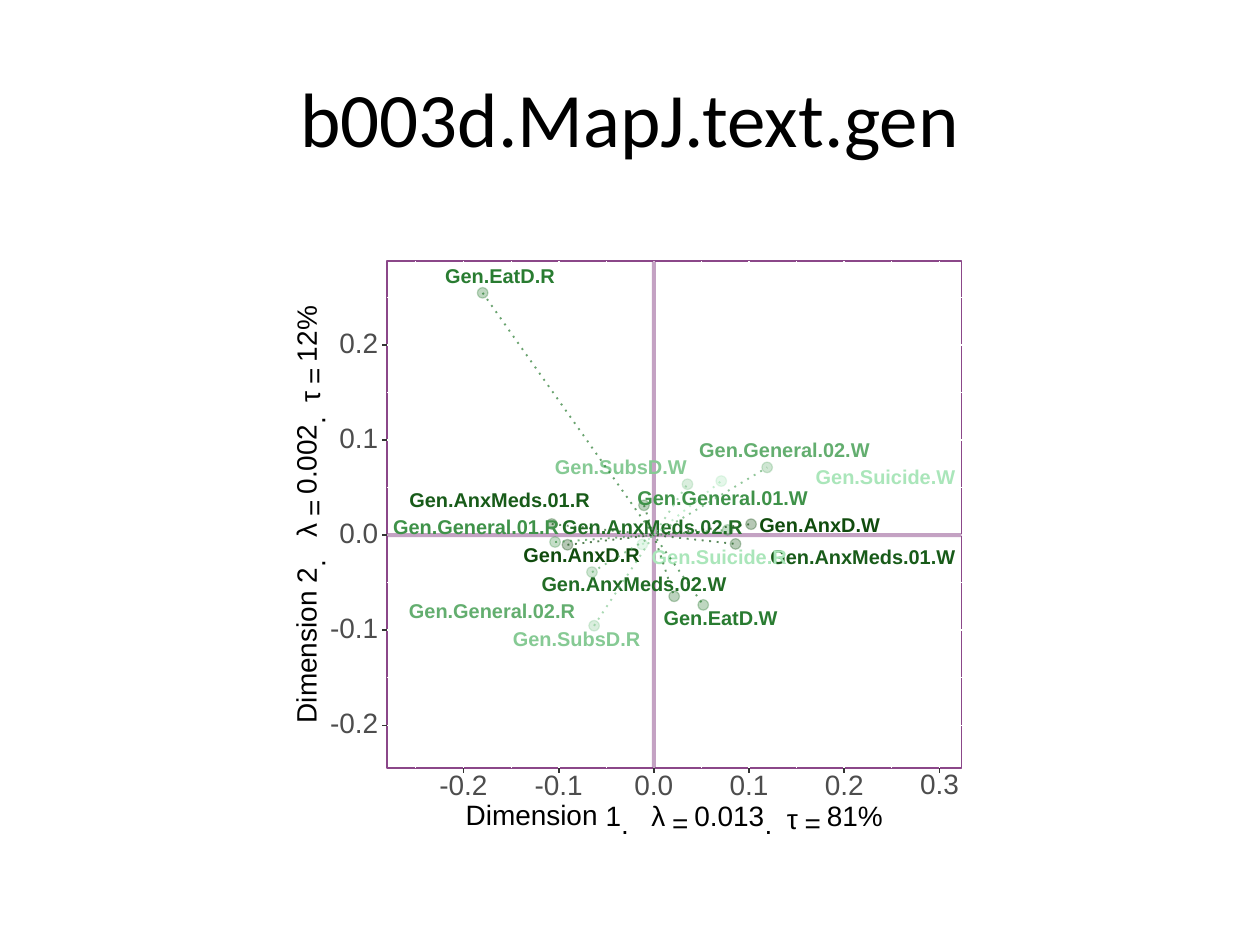
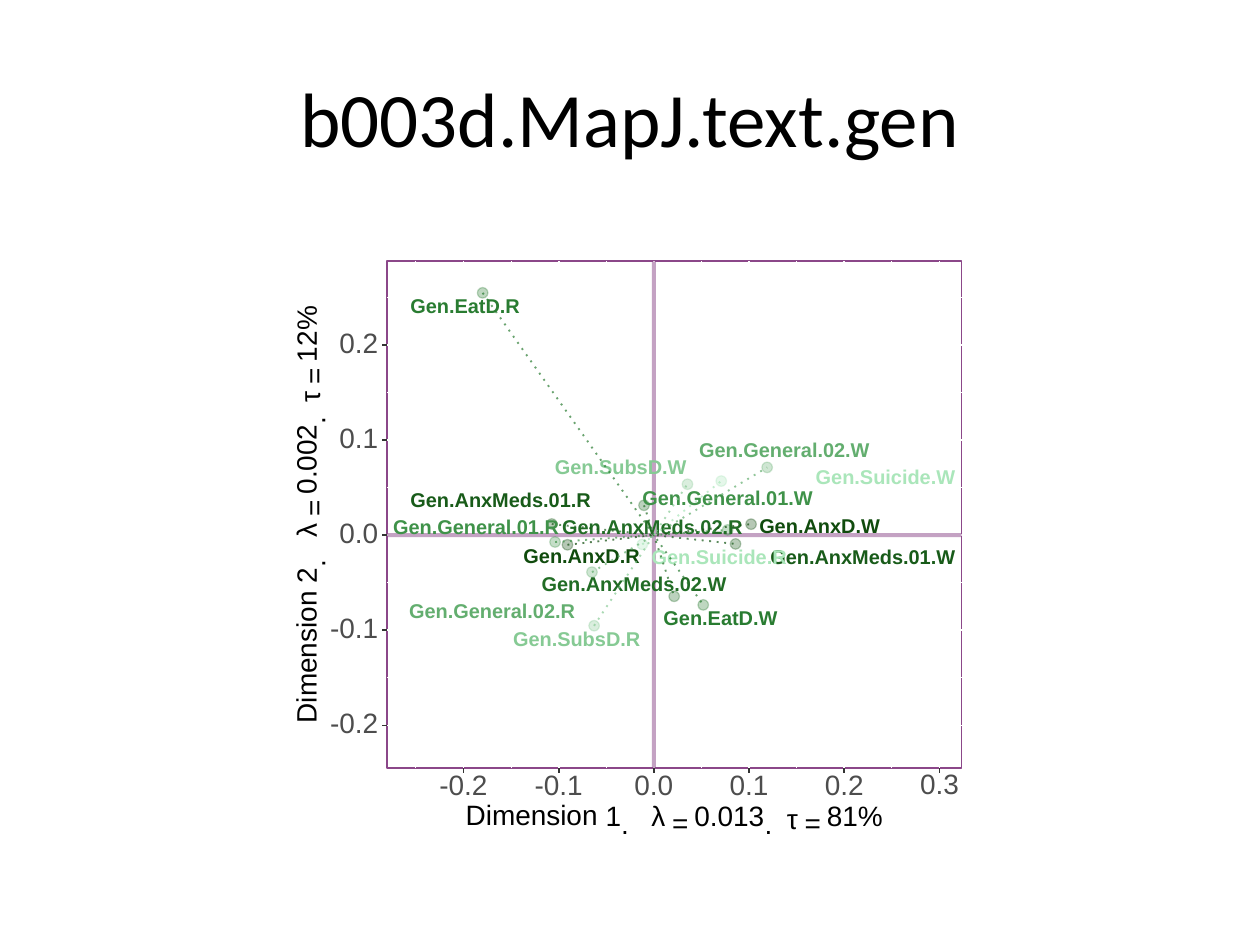
Before and after one commit to anjkrishnan/multiblockDICA, a slide deck: slide 32 of results/GenAge-Block-DiCA-2021-10-11.pptx. Drawn at 1260x945 pixels with LibreOffice and Linux fonts; fonts in the diff are those of the drawing. Boxes give left, top, right and bottom in pixels: in the first picture for what was removed or moved away, otherwise in the second. Text is boxed around its words. In the diff, an @@ line names an element or a change of style, - is before the commit and + after.

```diff
--- a/results/GenAge-Block-DiCA-2021-10-11.pptx
+++ b/results/GenAge-Block-DiCA-2021-10-11.pptx
@@ text "Gen.EatD.R" rewrapped from <box>445,269,555,283</box> to <box>410,298,520,318</box> @@
@@ text "Gen.General.01.W": place and size @@
-text "Gen.General.01.W" at <box>637,489,807,509</box>
+text "Gen.General.01.W" at <box>642,490,812,510</box>
```
Also in this commit, not shown: 29 other slides changed, 4 other files.
